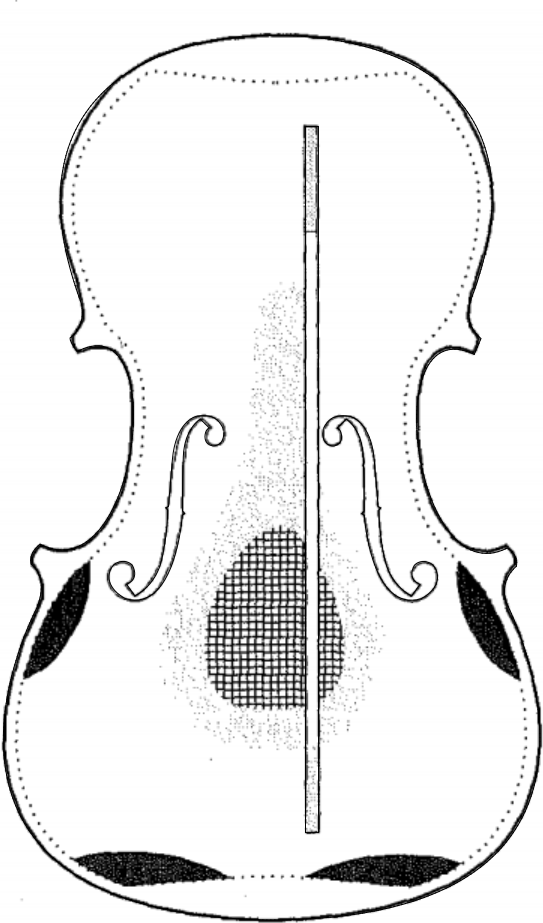
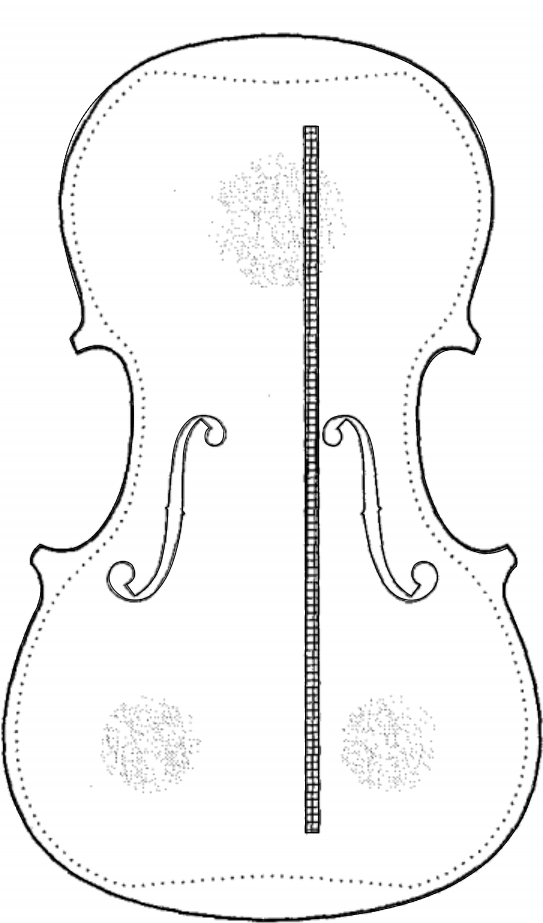
Layered file, before and after one edit (w=543, h=923). Changes by layer:
showed "top #5.png" over [1,0,543,923]
hid "top #2.png" over [1,0,543,923]
